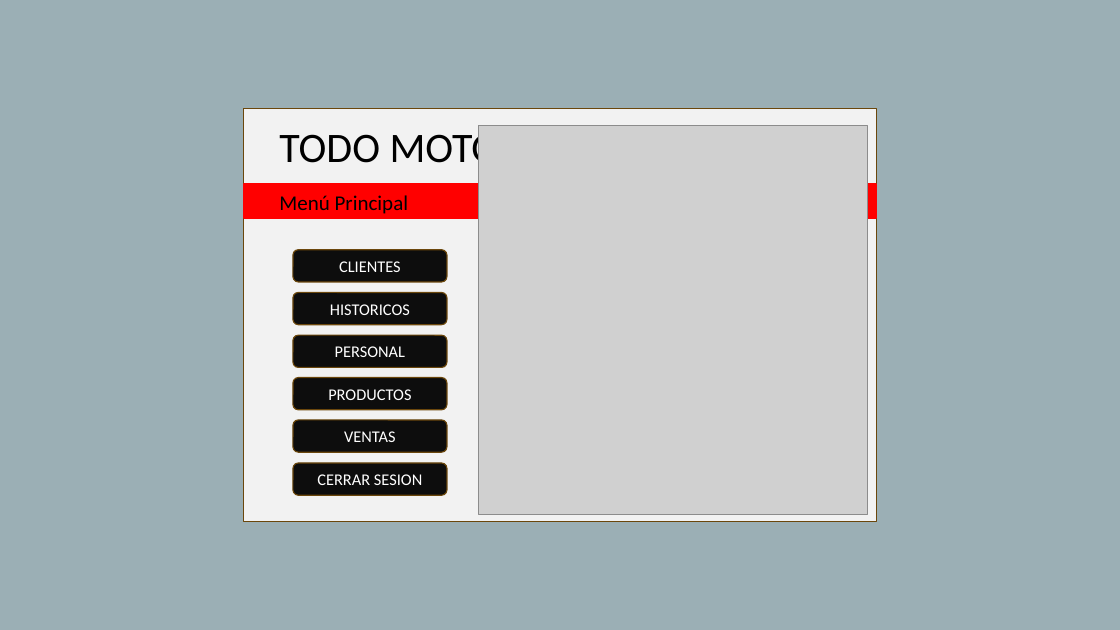
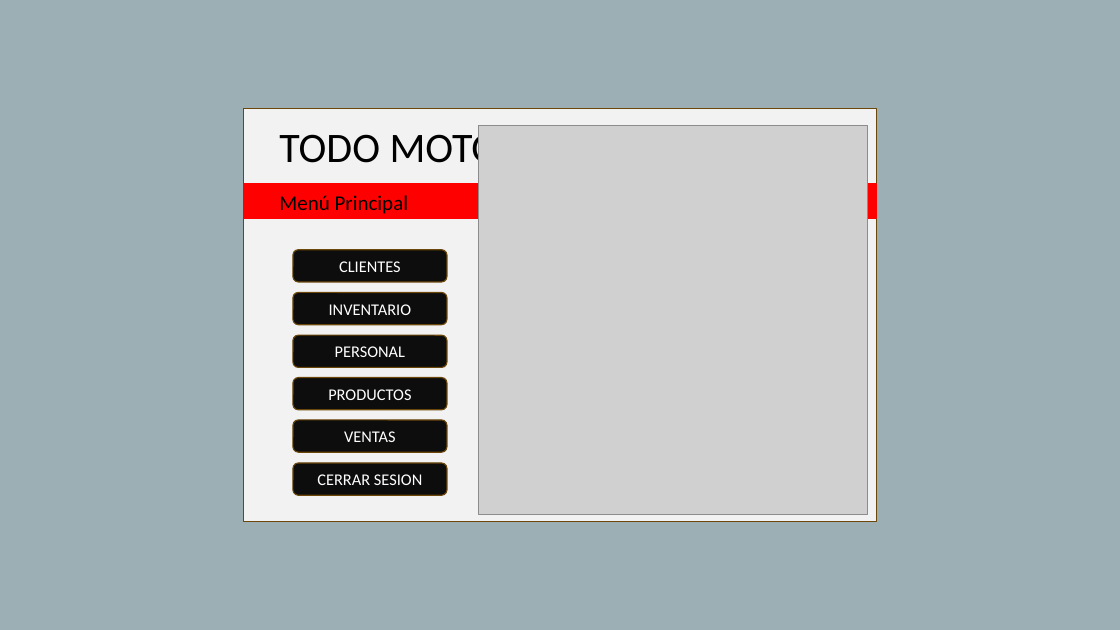
Before and after one commit to esejoel/PRO2, a slide deck: slide 2 of Sistema de Informacion/Prototipo.pptx. Drawn at 1120x630 pixels with LibreOffice and Linux fonts; fonts in the diff are those of the drawing; grey boxes stand for pictures. Boxes give left, top, right and bottom in pixels: in the first picture for what was removed or moved away, otherwise in the second. Text is boxed around its words. In the diff, an @@ line names an element or a change of style, - is before the commit and + after.

```diff
--- a/Sistema de Informacion/Prototipo.pptx
+++ b/Sistema de Informacion/Prototipo.pptx
@@ text in rounded rectangle at [329,304,411,315]: text changed @@
-HISTORICOS
+INVENTARIO
```
Also in this commit, not shown: 1 slide added, 1 slide removed, 54 other files.
